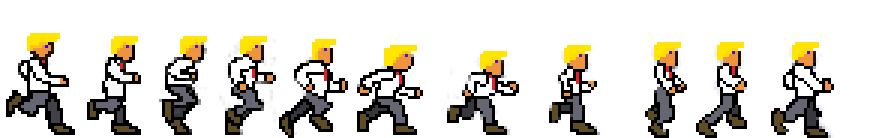
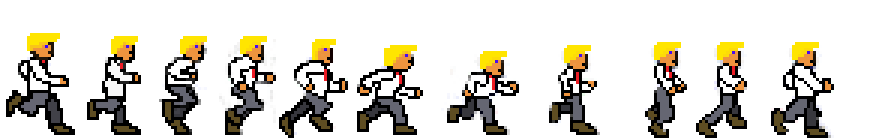
Layers edited between the first and the second 870 × 138 image:
painted on "Layer 12" over left=45, top=51, right=813, bottom=72
